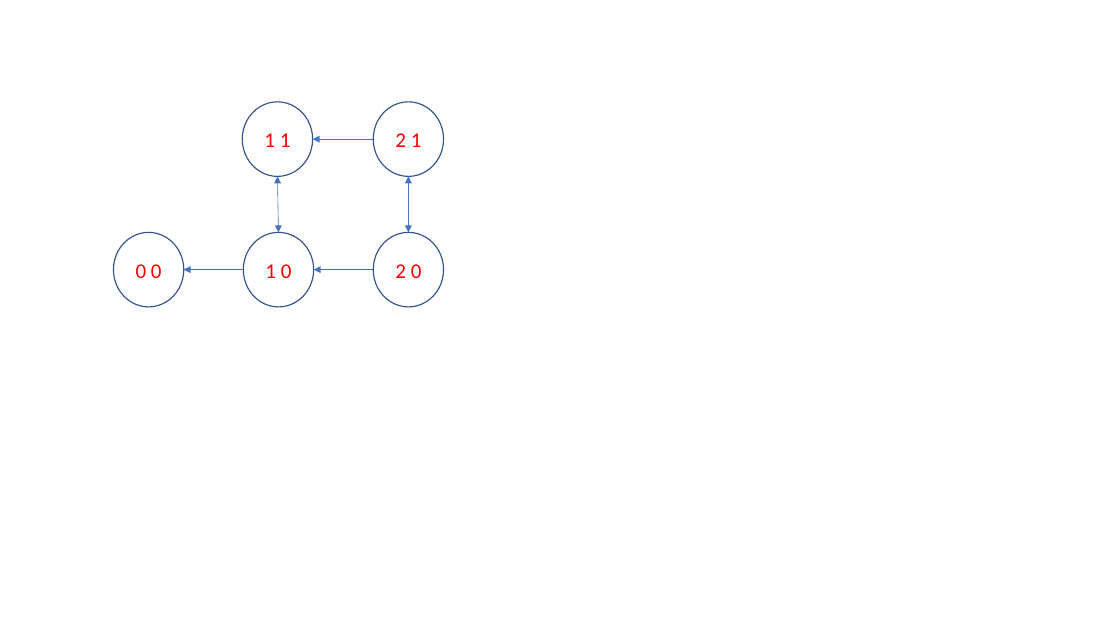
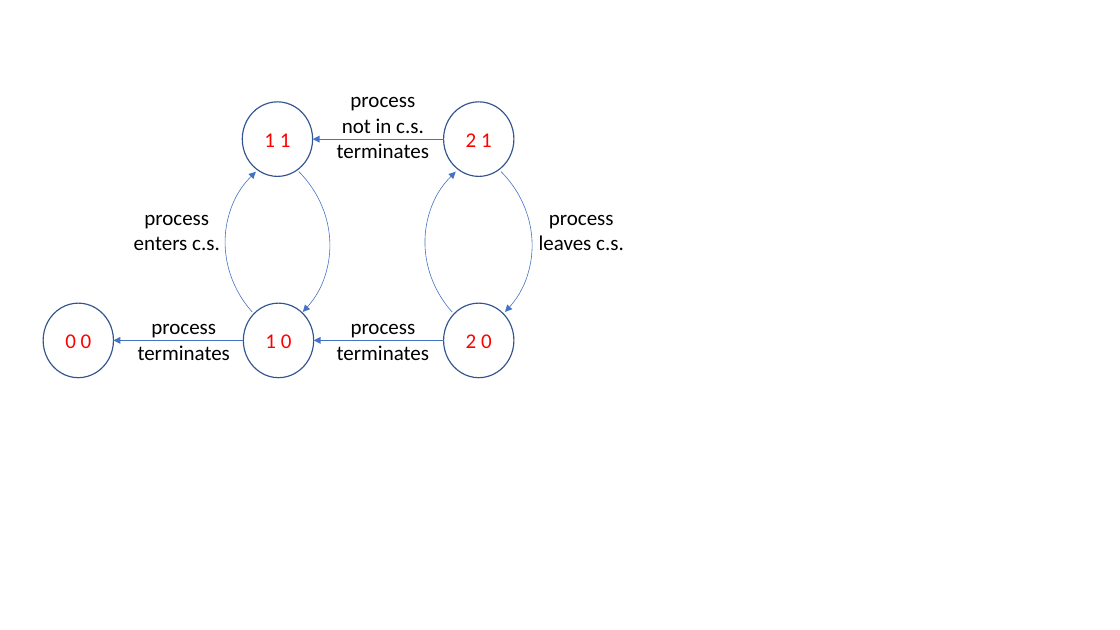
Before and after one commit to harmonylang/harmony, a slide deck: slide 1 of book/figures.pptx. Drawn at 1120x630 pixels with LibreOffice and Linux fonts; fonts in the diff are those of the drawing. Boxes give left, top, right and bottom in pixels: in the first picture for what was removed or moved away, otherwise in the second. Text is boxed around its words. In the diff, an @@ line names an element or a change of style, - is before the commit and + after.

```diff
--- a/book/figures.pptx
+++ b/book/figures.pptx
@@ arc (boxed as its full ellipse) added at box(90, 100, 371, 381), outline #4472C4 0.5 pt @@
@@ arc (boxed as its full ellipse) added at box(184, 107, 464, 388), outline #4472C4 0.5 pt @@
@@ arc (boxed as its full ellipse) added at box(293, 100, 574, 381), outline #4472C4 0.5 pt @@
@@ text added at box(337, 96, 429, 158), 18 pt, text #000000 @@
+process
+not in c.s.
+terminates
@@ arc (boxed as its full ellipse) added at box(384, 107, 664, 388), outline #4472C4 0.5 pt @@
@@ ellipse "2 1": place and size @@
-ellipse "2 1" at box(373, 102, 444, 176)
+ellipse "2 1" at box(444, 102, 514, 176)
@@ arrow moved from (373, 139) - (313, 139) to (444, 139) - (313, 139) @@
@@ double arrow removed from (277, 176) to (279, 233) @@
@@ double arrow removed from (408, 176) to (408, 233) @@
@@ text added at box(134, 214, 220, 250), 18 pt, text #000000 @@
+process
+enters c.s.
@@ text added at box(539, 214, 624, 250), 18 pt, text #000000 @@
+process
+leaves c.s.
@@ ellipse "0 0": place and size @@
-ellipse "0 0" at box(113, 233, 184, 308)
+ellipse "0 0" at box(43, 303, 113, 378)
@@ text added at box(138, 323, 230, 360), 18 pt, text #000000 @@
+process
+terminates
@@ ellipse "1 0": place and size @@
-ellipse "1 0" at box(244, 233, 314, 308)
+ellipse "1 0" at box(244, 303, 314, 378)
@@ text added at box(337, 323, 429, 360), 18 pt, text #000000 @@
+process
+terminates
@@ ellipse "2 0": place and size @@
-ellipse "2 0" at box(373, 233, 444, 308)
+ellipse "2 0" at box(444, 303, 514, 378)
@@ arrow moved from (244, 270) - (184, 270) to (244, 340) - (113, 340) @@
@@ arrow moved from (373, 270) - (313, 270) to (444, 340) - (313, 340) @@
```
Also in this commit, not shown: 2 other slides changed, 1 other file.
